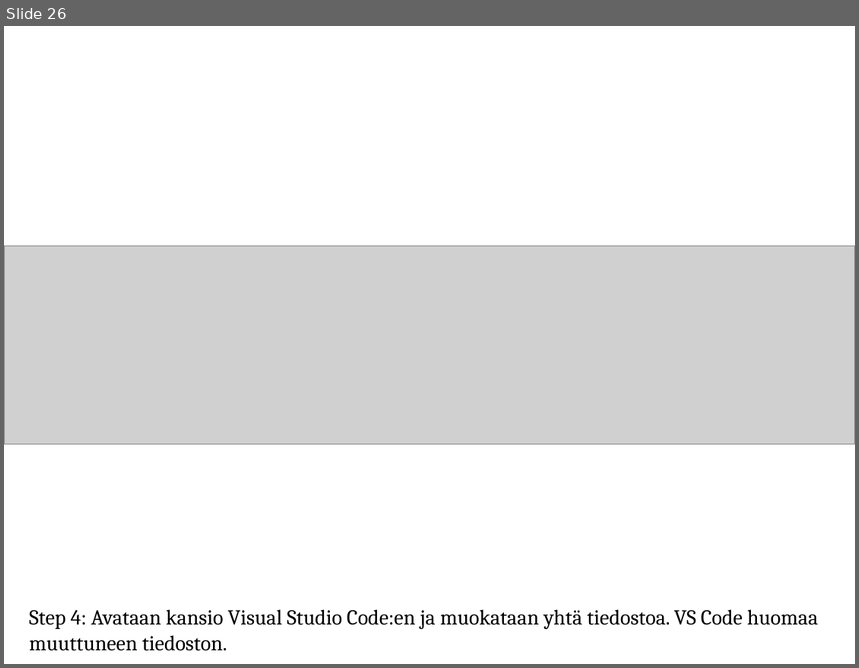
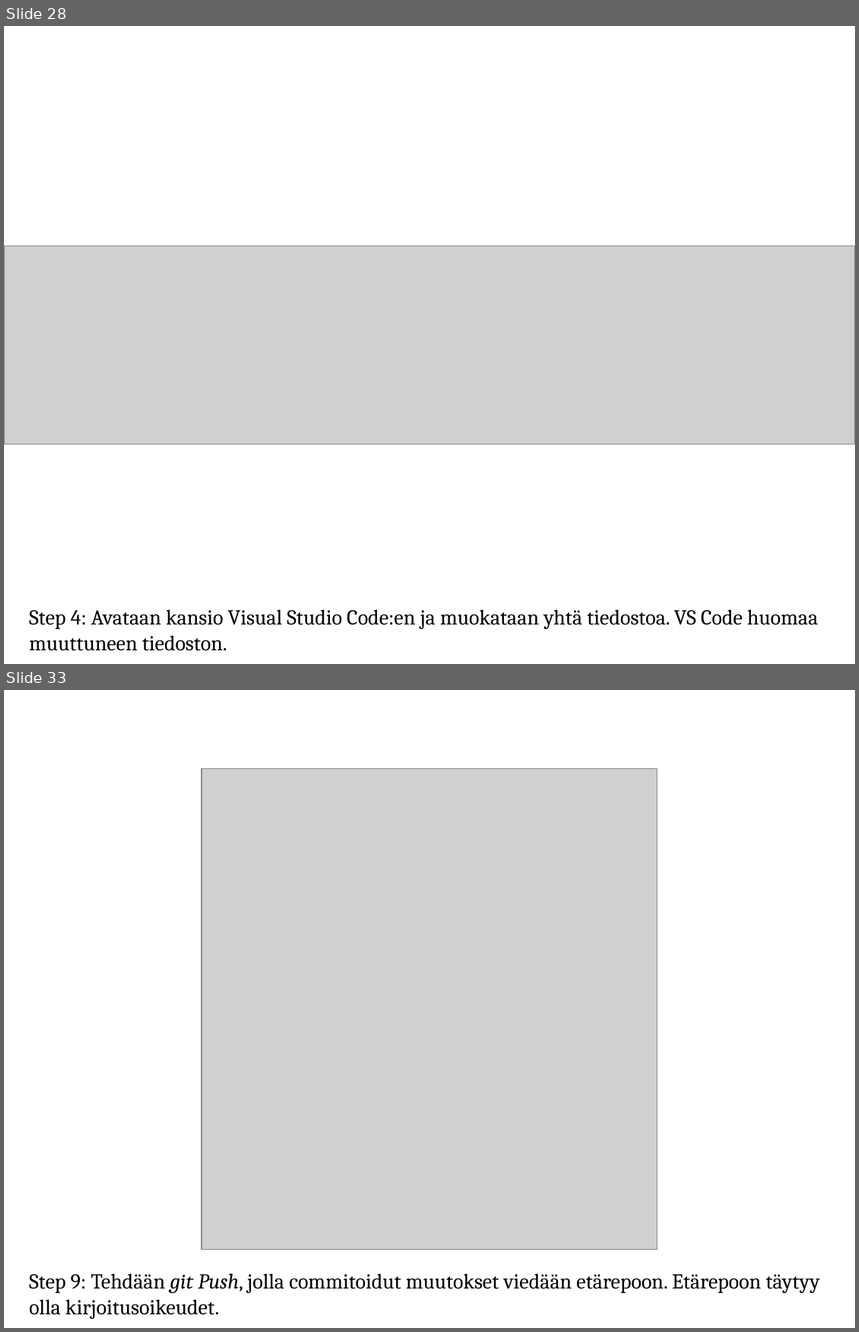
Before and after one commit to SavoniaUAS/versioncontrol, a slide deck: versionhallinta.pptx. Shown one above the other, each under a label of ours: slide 26 before the commit, slides 28 and 33 after it; the slides between them are not shown. The pictures are 859x668 and 859x1332 pixels, drawn with LibreOffice and Linux fonts; fonts in the diff are those of the drawing; grey boxes stand for pictures; background and template pictures are left out. Boxes give left, top, right and bottom in pixels: in the first picture for what was removed or moved away, otherwise in the second. Text is boxed around its words. In the diff, an @@ line names an element or a change of style, - is before the commit and + after.

```diff
--- a/versionhallinta.pptx
+++ b/versionhallinta.pptx
@@ slide 33 added at bbox=[4, 690, 855, 1328], background picture (left out) @@
@@ picture added at bbox=[202, 768, 657, 1249] @@
@@ text added at bbox=[29, 1274, 820, 1319], 18 pt, text #000000 @@
+Step 9: Tehdään git Push, jolla commitoidut muutokset viedään etärepoon. Etärepoon täytyy olla kirjoitusoikeudet.
@@ what was slide 26 is now slide 28 @@
```
Also in this commit, not shown: 2 slides changed, 6 other slides added.
